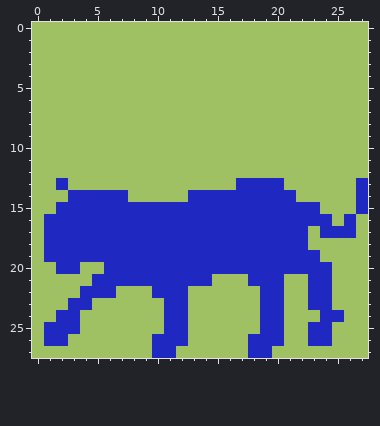
Pixel-art sprite, stored at ultralight/assets/images/tigerwalk1.png. This is how it looked before the edit.
The file is 28x28 pixels.
New version:
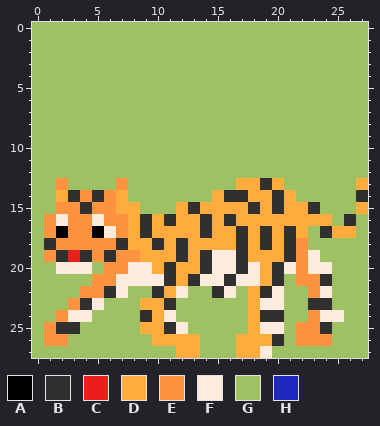
Palette (. is transparent): A #000000  B #303030  C #ea1f1c  D #ffab3d  E #ff923f  F #ffebdd  G #9fc164  H #1f29c1
From old to new:
@@ x 0..27 @@
 12 GGGGGGGGGGGGGGGGGGGGGGGGGGGG
-13 GGHGGGGGGGGGGGGGGHHHHGGGGGGH
-14 GGGHHHHHGGGGGHHHHHHHHHGGGGGH
-15 GGHHHHHHHHHHHHHHHHHHHHHHGGGH
-16 GHHHHHHHHHHHHHHHHHHHHHHHHGHG
-17 GHHHHHHHHHHHHHHHHHHHHHHGHHHG
-18 GHHHHHHHHHHHHHHHHHHHHHHGGGGG
-19 GHHHHHHHHHHHHHHHHHHHHHHHGGGG
-20 GGHHGGHHHHHHHHHHHHHHHHHHHGGG
-21 GGGGGHHHHHHHHHHGGGHHHGGHHGGG
-22 GGGGHHHGGGHHHGGGGGGHHGGHHGGG
-23 GGGHHGGGGGGHHGGGGGGHHGGHHGGG
-24 GGHHGGGGGGGHHGGGGGGHHGGGHHGG
-25 GHHHGGGGGGGHHGGGGGGHHGGHHGGG
-26 GHHGGGGGGGHHHGGGGGHHHGGHHGGG
-27 GGGGGGGGGGHHGGGGGGHHGGGGGGGG
+13 GGEGGGGEGGGGGGGGGDDBDGGGGGGD
+14 GGDBEBEDGGGGGGGDBBDDBDGGGGGB
+15 GGEEBEEDDGGGDBDDDDBDBDDBGGGD
+16 GEFEEFEEDBDBDDBDBDDDDDDDDGBG
+17 GEAEEAFEDBDDDDBDDBDBDBDGBDDG
+18 GBEEEEEBDDBDBDDDDBDBDBEGGGGG
+19 GEBCBEBEEDDDBDBFFBDDDBEFGGGG
+20 GGFFFGEEFFDBDDBFFBFDBFEFFGGG
+21 GGGGGEEFFFFBDBFFBFFDBGEEBGGG
+22 GGGGEEBFGGBDFGGBFGDBFGGEFGGG
+23 GGGEBFGGGDDBGGGGGGDFFGGBBGGG
+24 GGEFFGGGGBDFGGGGGGDBBGGEFFGG
+25 GEBBGGGGGDDBFGGGGGDFFGEEBGGG
+26 GEEGGGGGGGDDDDGGGDDDBGEEEGGG
+27 GGGGGGGGGGGGDDGGGDDFGGGGGGGG
